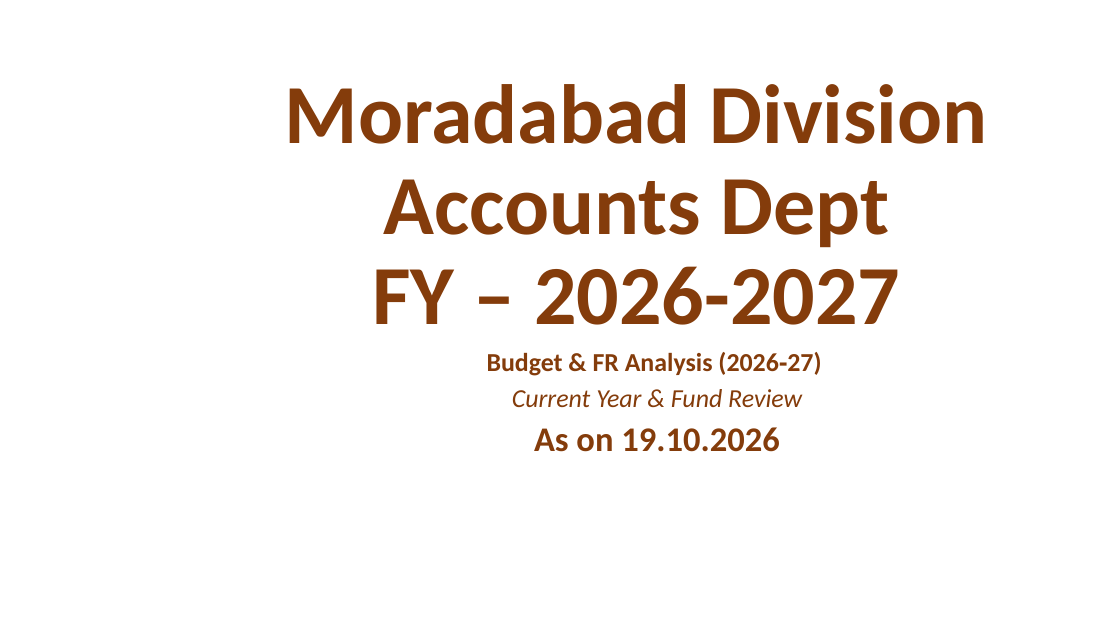
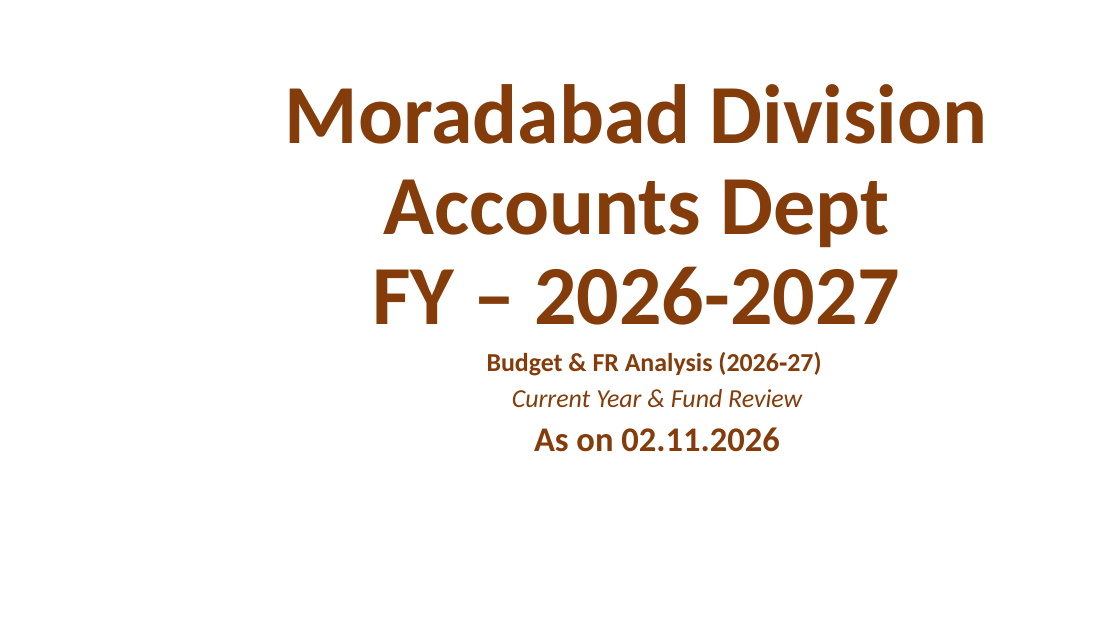
Before and after one commit to girishtiwari007/MB-BUDGET, a slide deck: slide 1 of exports/Moradabad_Division_DRM_PPT_With_Yearly_Comparison.pptx. Drawn at 1120x630 pixels with LibreOffice and Linux fonts; fonts in the diff are those of the drawing. Boxes give left, top, right and bottom in pixels: in the first picture for what was removed or moved away, otherwise in the second. Text is boxed around its words. In the diff, an @@ line names an element or a change of style, - is before the commit and + after.

```diff
--- a/exports/Moradabad_Division_DRM_PPT_With_Yearly_Comparison.pptx
+++ b/exports/Moradabad_Division_DRM_PPT_With_Yearly_Comparison.pptx
@@ subtitle at <box>534,427,779,452</box>: text changed @@
-As on 19.10.2026
+As on 02.11.2026
```
Also in this commit, not shown: 24 other files.
